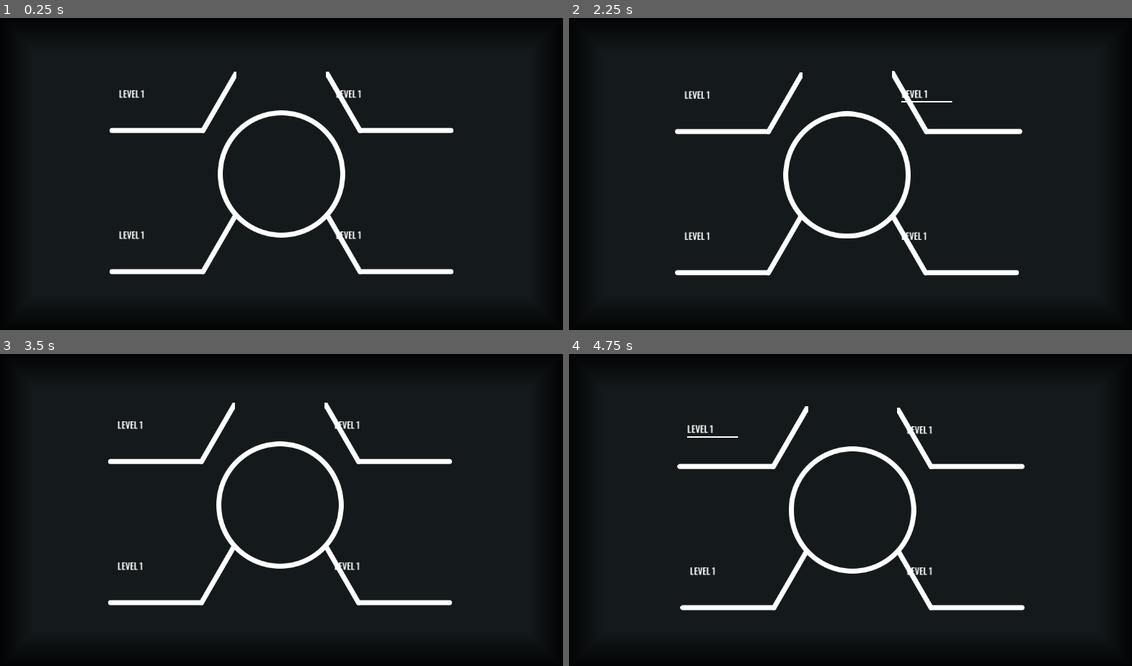
Above: before the commit, frames 1-4 (two rows, left to right).
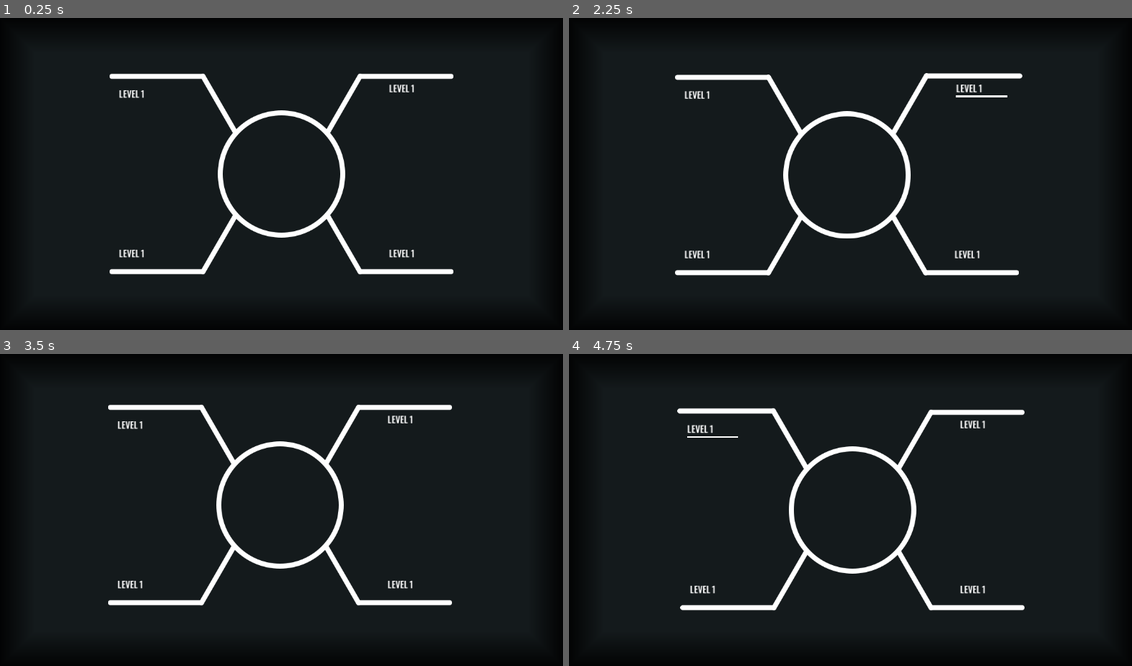
Above: after the commit, the same moments.

Repository: triangle-int/logi-charm
Game: Godot game, scene res://scenes/level_selector.tscn
Same seed, same stepped clock (60 frames per second), same inputs: the game is played once before the commit and once after it. This scene is started directly instead of the project's main scene.
Inputs (mouse positions are in pixels of both pictures, inside the frame that each line leads up to):
- Up to frame 1 (0.25 s): no input
- Up to frame 2 (2.25 s): tap Enter at 0.5, 2 s; move the mouse to (974, 158) at 0.52 s; tap Space at 1.25 s; move the mouse to (737, 189) at 1.27 s; move the mouse to (906, 102) at 2.02 s
- Up to frame 3 (3.5 s): tap Space at 2.75 s; move the mouse to (253, 575) at 2.77 s
- Up to frame 4 (4.75 s): tap Enter at 3.5 s; move the mouse to (1025, 556) at 3.52 s; tap Space at 4.25 s; move the mouse to (675, 463) at 4.27 s

The runs differ from the first frame. In frame 1, 2.4% of the frame differs, in the area x 19-81%, y 17-77%; in frame 2, 2.6%, in the area x 18-81%, y 16-78%; in frame 3, 2.4%; in frame 4, 2.4%.

Commit message:
Finalized four level selector

Diff:
--- a/scenes/level_selector.tscn
+++ b/scenes/level_selector.tscn
@@ -67,6 +67,7 @@
 grow_vertical = 2
 pivot_offset = Vector2(0, 128)
 flip_h = true
+corner = 1
 
 [node name="BranchBottomLeft" parent="Menu" instance=ExtResource("3_wbo31")]
 layout_mode = 1
@@ -83,6 +84,7 @@
 grow_vertical = 2
 pivot_offset = Vector2(256, 0)
 flip_v = true
+corner = 3
 
 [node name="BranchBottomRight" parent="Menu" instance=ExtResource("3_wbo31")]
 layout_mode = 1
@@ -100,3 +102,4 @@
 pivot_offset = Vector2(0, 0)
 flip_h = true
 flip_v = true
+corner = 2
--- a/scenes/ui/branch.tscn
+++ b/scenes/ui/branch.tscn
@@ -14,7 +14,6 @@
 offset_bottom = 128.0
 pivot_offset = Vector2(256, 128)
 texture = ExtResource("1_a5kif")
-flip_v = true
 script = ExtResource("2_h1r0d")
 hovered_scale = 1.025
 
--- a/scripts/ui/branch.gd
+++ b/scripts/ui/branch.gd
@@ -1,5 +1,7 @@
+@tool
 extends TextureRect
 
+@export_enum("CORNER_TOP_LEFT", "CORNER_TOP_RIGHT", "CORNER_BOTTOM_RIGHT", "CORNER_BOTTOM_LEFT") var corner: int;
 @export var normal_scale = 1.0;
 @export var hovered_scale = 1.075;
 @export var trans_duration = 0.2;
@@ -7,9 +9,24 @@
 var _tween: Tween;
 
 @onready var _underline = $LevelBox/Underline;
+@onready var _level_box = $LevelBox
+
+
+func _ready():
+	match corner:
+		CORNER_TOP_LEFT:
+			_level_box.position = $TopLeft.position;
+		CORNER_TOP_RIGHT:
+			_level_box.position = $TopRight.position;
+		CORNER_BOTTOM_RIGHT:
+			_level_box.position = $BottomRight.position;
+		CORNER_BOTTOM_LEFT:
+			_level_box.position = $BottomLeft.position;
 
 
 func _on_mouse_entered():
+	if Engine.is_editor_hint():
+		return;
 	if _tween:
 		_tween.kill();
 	_tween = create_tween().set_parallel(true);
@@ -18,6 +35,8 @@
 
 
 func _on_mouse_exited():
+	if Engine.is_editor_hint():
+		return;
 	if _tween:
 		_tween.kill();
 	_tween = create_tween().set_parallel(true);
Not shown: 1 places in scenes/level_selector.tscn that only renumber resources
Not shown: 1 places in scenes/ui/branch.tscn that only renumber resources
